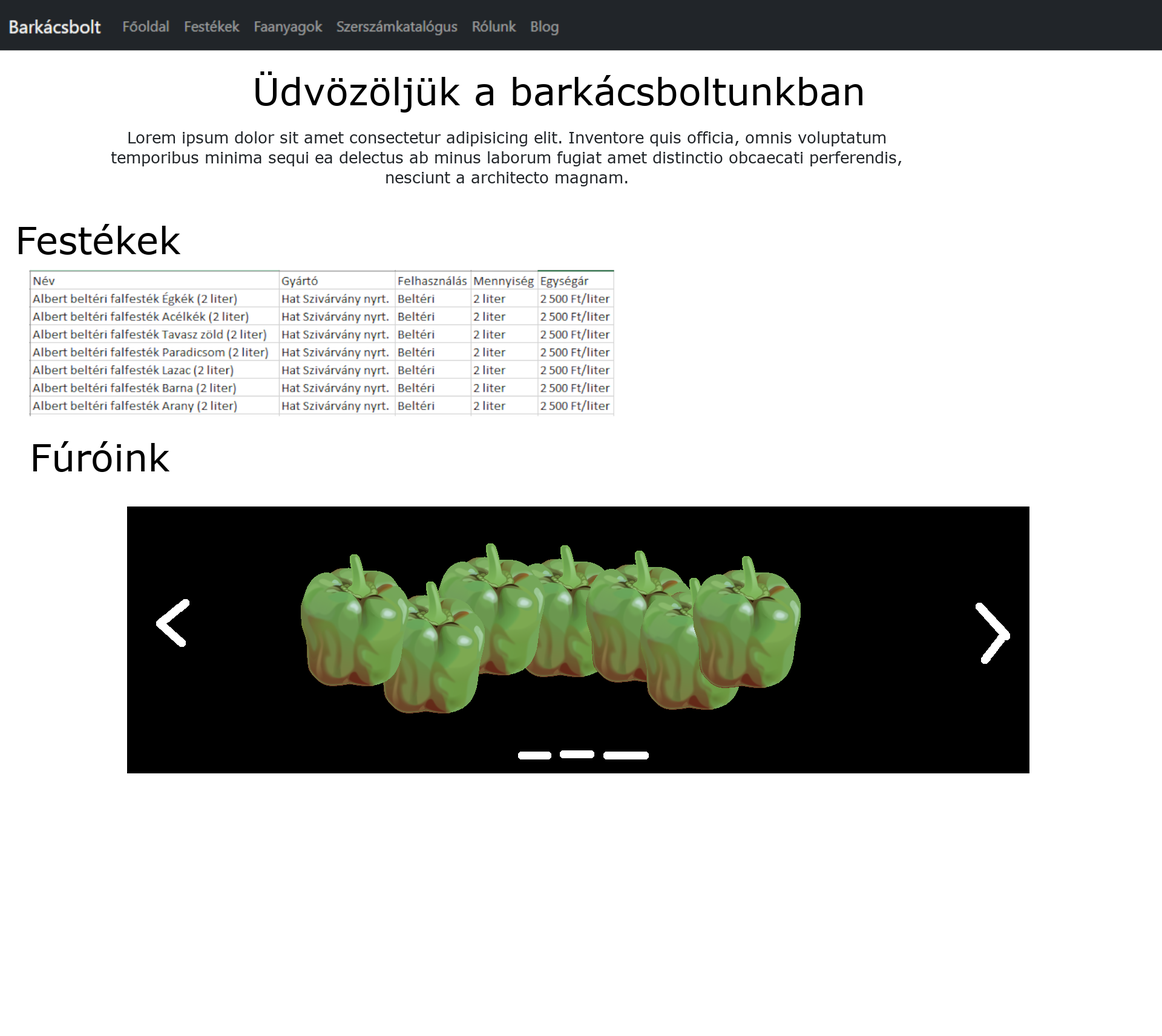
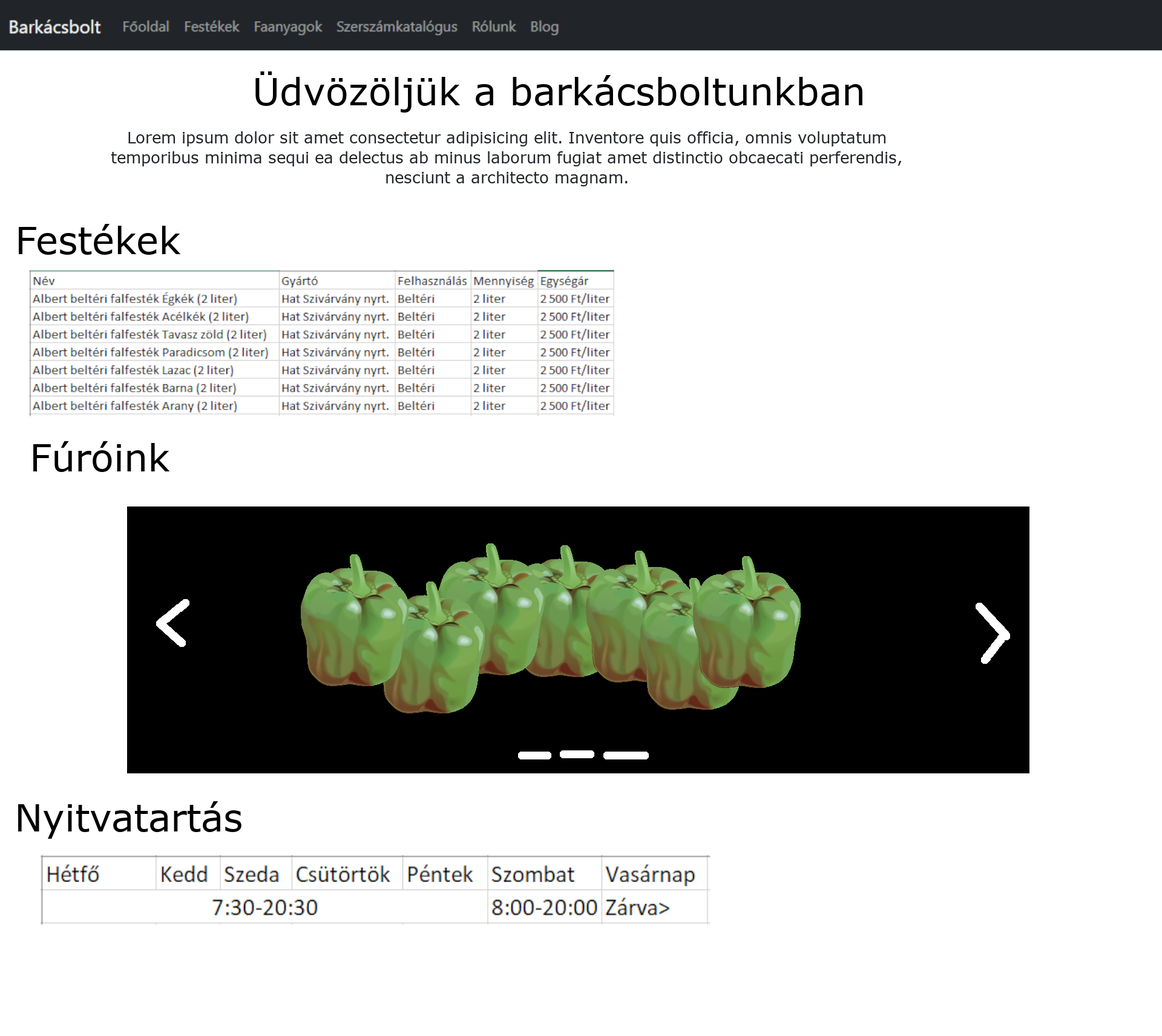
The second 1162 x 1036 image is a revision of the first. Changes to its layers:
added layer "Nyitvatartás" above "Beillesztett réteg" over [18, 801, 242, 839]
added layer "Beillesztett réteg" above "Háttér" over [40, 854, 711, 925]
